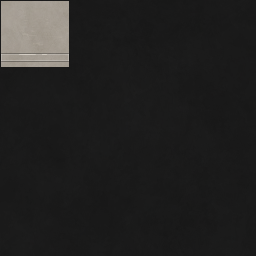
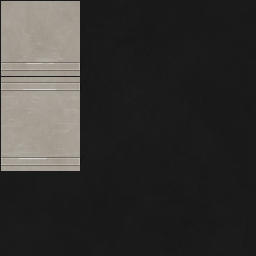
Comparing the layer stacks of the two w=256, h=256 images. Changes:
painted on "h2" over 18, 54, 57, 160
painted on "gr2" over 0, 44, 81, 158
painted on "b" (1st of 2) over 1, 1, 80, 171
